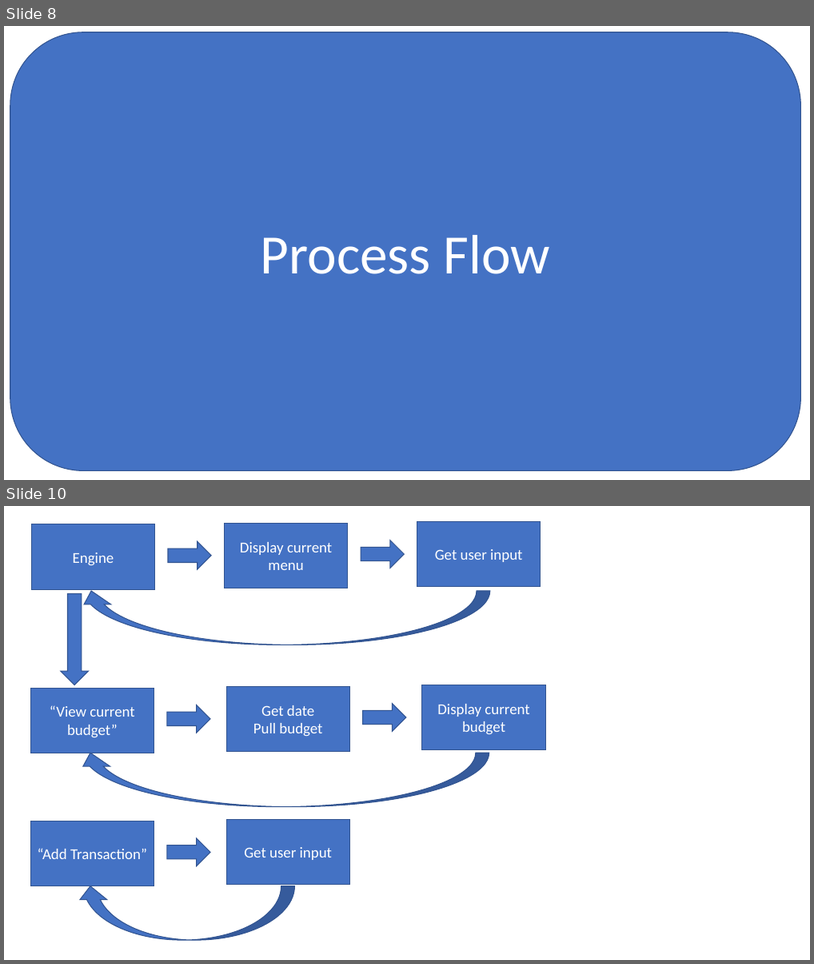
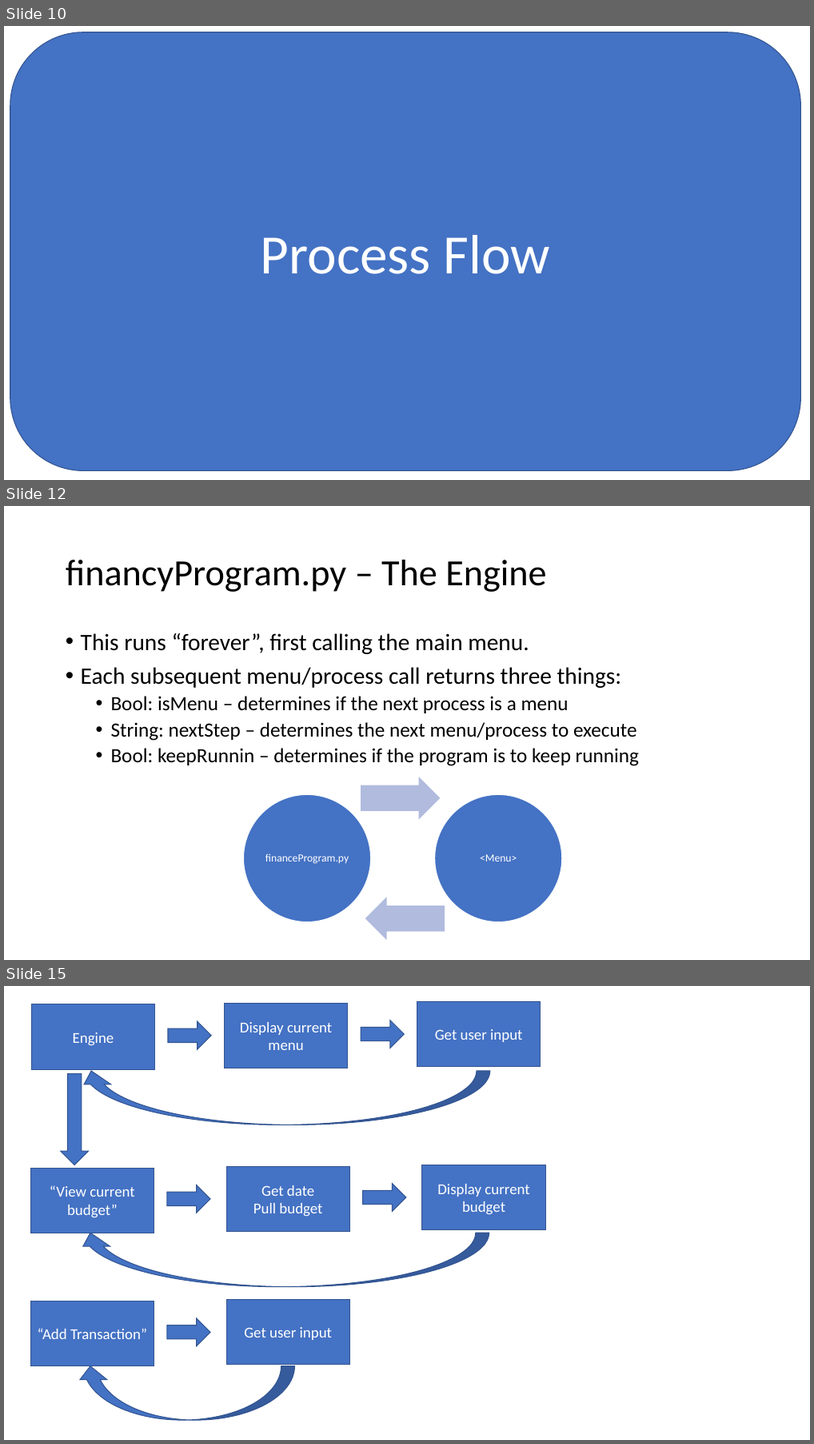
Before and after one commit to andrewrodavis/Finance_Program, a slide deck: Outline.pptx. Shown one above the other, each under a label of ours: slides 8 and 10 before the commit, slides 10, 12 and 15 after it; the slides between them are not shown. The pictures are 814x964 and 814x1444 pixels, drawn with LibreOffice and Linux fonts; fonts in the diff are those of the drawing. Boxes give left, top, right and bottom in pixels: in the first picture for what was removed or moved away, otherwise in the second. Text is boxed around its words. In the diff, an @@ line names an element or a change of style, - is before the commit and + after.

```diff
--- a/Outline.pptx
+++ b/Outline.pptx
@@ slide 12 added at (4,506,810,960), background #FFFFFF @@
@@ title added at (66,560,546,592), 44 pt, text #000000 @@
+financyProgram.py – The Engine
@@ text added at (81,633,639,766), 24 pt, text #000000 @@
+• This runs “forever”, first calling the main menu.
+• Each subsequent menu/process call returns three things:
+  • Bool: isMenu – determines if the next process is a menu
+  • String: nextStep – determines the next menu/process to execute
+  • Bool: keepRunnin – determines if the program is to keep running
@@ group added at (243,776,562,940): 2 ellipses, 2 texts, 2 right arrows @@
+financeProgram.py
+<Menu>
@@ what was slide 8 is now slide 10 @@
@@ what was slide 10 is now slide 15 @@
```
Also in this commit, not shown: 2 slides changed, 4 other slides added, 11 other files.
